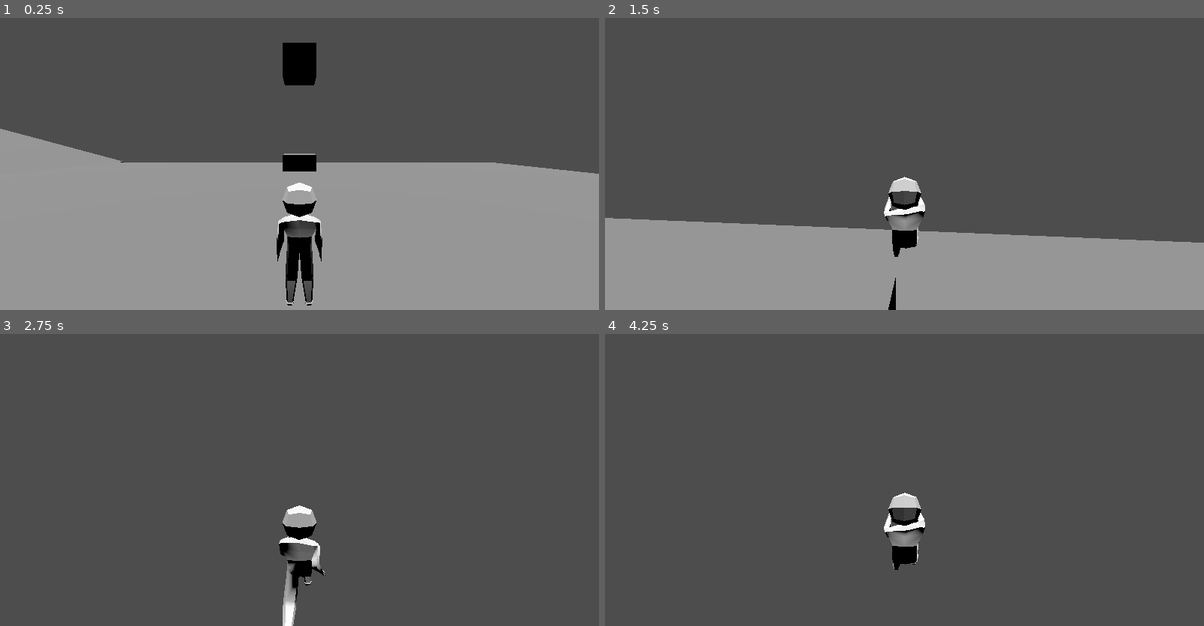
Above: before the commit, frames 1-4 (two rows, left to right).
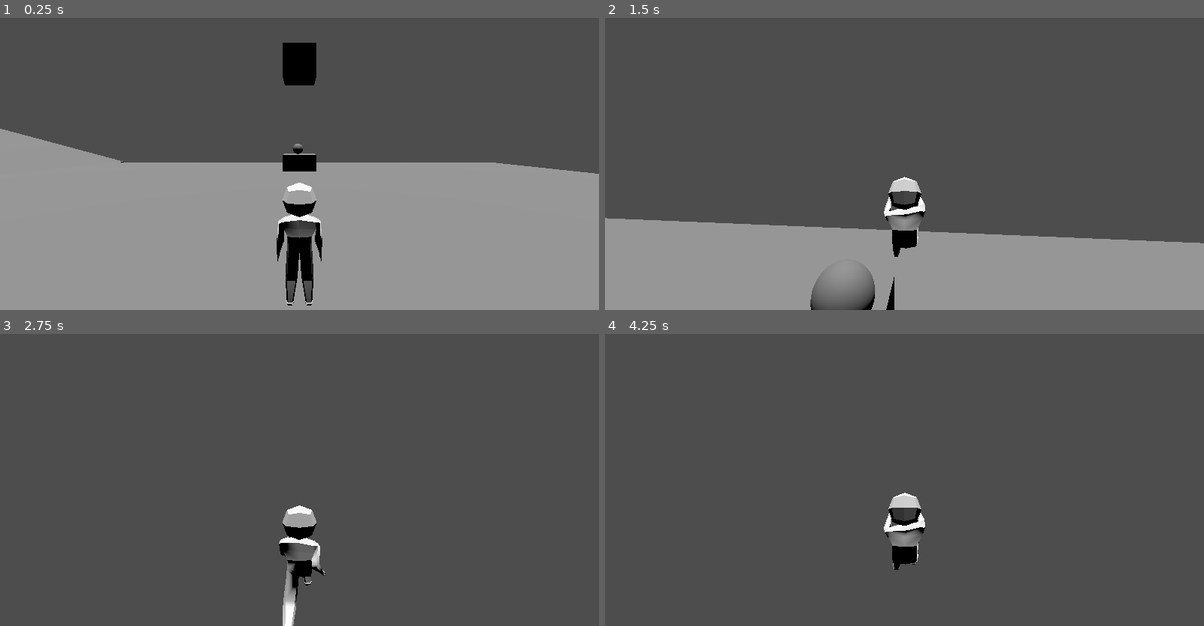
Above: after the commit, the same moments.

Repository: landa03/ProjectRogueKill2ndEd
Game: Godot game, scene res://Levels/TestingGrounds.tscn
The game is run twice, just before and just after one commit, with the same random seed, the same clock (stepped at 60 frames per second) and the same inputs.
Inputs (mouse positions are in pixels of both pictures, inside the frame that each line leads up to):
- Up to frame 1 (0.25 s): no input
- Up to frame 2 (1.5 s): move the mouse to (934, 140) at 0.52 s; hold W (move_forward) from 0.53 s (still down); tap Space (jump) at 0.77 s; move the mouse to (874, 143) at 1.27 s
- Up to frame 3 (2.75 s): keep holding W (move_forward); tap Space (jump) at 1.52 s; move the mouse to (311, 450) at 2.02 s
- Up to frame 4 (4.25 s): keep holding W (move_forward); move the mouse to (898, 462) at 2.77 s; tap Space (jump) at 3.02, 3.77 s; move the mouse to (946, 462) at 3.52 s

The runs differ from the first frame. In frame 1, less than 0.1% of the frame differs, in the area x 48-51%, y 43-47%; in frame 2, 1.1%, in the area x 0-100%, y 68-100%; in frame 3, less than 0.1%; in frame 4, less than 0.1%.

Commit message:
poko avanze

Diff:
--- a/Components/Combat/BaseProjectil.tscn
+++ /dev/null
@@ -1,23 +0,0 @@
-[gd_scene format=3 uid="uid://cp8clsy7w4fw"]
-
-[ext_resource type="Script" uid="uid://c3jyp4dqmnwvg" path="res://Components/Combat/projectil.gd" id="1_lrl6f"]
-
-[sub_resource type="SphereMesh" id="SphereMesh_s3c3i"]
-
-[sub_resource type="SphereShape3D" id="SphereShape3D_s3c3i"]
-
-[node name="Projectil" type="Node3D" unique_id=404393320 node_paths=PackedStringArray("mesh_instance", "rigid_body", "collision_shape")]
-script = ExtResource("1_lrl6f")
-mesh_instance = NodePath("MeshInstance3D")
-rigid_body = NodePath("RigidBody3D")
-collision_shape = NodePath("RigidBody3D/CollisionShape3D")
-fall_acceleration = 50.0
-damage_type = 1
-
-[node name="MeshInstance3D" type="MeshInstance3D" parent="." unique_id=962894280]
-mesh = SubResource("SphereMesh_s3c3i")
-
-[node name="RigidBody3D" type="RigidBody3D" parent="." unique_id=2129367333]
-
-[node name="CollisionShape3D" type="CollisionShape3D" parent="RigidBody3D" unique_id=433013993]
-shape = SubResource("SphereShape3D_s3c3i")
--- a/Components/Combat/projectil.gd
+++ b/Components/Hazard/hazard.gd
@@ -1,12 +1,5 @@
-class_name Projectil
+class_name Hazard
 extends Node3D
-
-@export var mesh_instance : MeshInstance3D
-@export var rigid_body : RigidBody3D
-@export var collision_shape : CollisionShape3D
-
-@export var speed : float
-@export var fall_acceleration : float
 
 enum Faction{ALLY, ENEMY_1, ENVIRONMENT}
 enum DamageType{SLASHING, PIERCING, BLUDGEONING}
--- /dev/null
+++ b/Components/Hazard/hazard.tscn
@@ -0,0 +1,6 @@
+[gd_scene format=3 uid="uid://d3mepayau0ejd"]
+
+[ext_resource type="Script" uid="uid://c2mmteb8cgqmx" path="res://Components/Hazard/hazard.gd" id="1_fvj7e"]
+
+[node name="Hazard" type="Node3D" unique_id=1690427051]
+script = ExtResource("1_fvj7e")
--- /dev/null
+++ b/Components/Projectiles/BaseProjectil.tscn
@@ -0,0 +1,23 @@
+[gd_scene format=3 uid="uid://cp8clsy7w4fw"]
+
+[ext_resource type="Script" uid="uid://c3jyp4dqmnwvg" path="res://Components/Projectiles/projectil.gd" id="1_lrl6f"]
+[ext_resource type="PackedScene" uid="uid://d3mepayau0ejd" path="res://Components/Hazard/hazard.tscn" id="2_7kvnh"]
+
+[sub_resource type="SphereShape3D" id="SphereShape3D_s3c3i"]
+
+[sub_resource type="SphereMesh" id="SphereMesh_s3c3i"]
+
+[node name="Projectil" type="RigidBody3D" unique_id=118986489 node_paths=PackedStringArray("mesh_instance", "collision_shape", "hazard")]
+script = ExtResource("1_lrl6f")
+mesh_instance = NodePath("MeshInstance3D")
+collision_shape = NodePath("CollisionShape3D")
+speed = 1.0
+hazard = NodePath("Hazard")
+
+[node name="Hazard" parent="." unique_id=1690427051 instance=ExtResource("2_7kvnh")]
+
+[node name="CollisionShape3D" type="CollisionShape3D" parent="." unique_id=433013993]
+shape = SubResource("SphereShape3D_s3c3i")
+
+[node name="MeshInstance3D" type="MeshInstance3D" parent="." unique_id=962894280]
+mesh = SubResource("SphereMesh_s3c3i")
--- /dev/null
+++ b/Components/Projectiles/projectil.gd
@@ -0,0 +1,29 @@
+class_name Projectil
+extends RigidBody3D
+
+@export var mesh_instance : MeshInstance3D
+#@export var rigid_body : RigidBody3D
+@export var collision_shape : CollisionShape3D
+
+@export var speed : float
+@export var gravity : float
+var forward_vector : Vector3
+
+@export var hazard : Hazard
+
+#enum DisipationMethod{TYME, BOUNCE}
+#@export var disipation_method : DisipationMethod #enum
+@export var time_limit : float
+@export var bounce_limit : int
+
+func _ready() -> void:
+	forward_vector = self.get_global_transform_interpolated().basis.x
+	gravity_scale = gravity
+	body_entered.connect(_on_body_entered)
+
+func _physics_process(delta: float) -> void:
+	apply_central_force(forward_vector * speed)
+	#print(forward_vector * speed)
+
+func _on_body_entered (body : Node3D):
+	pass
--- a/Levels/TestingGrounds.tscn
+++ b/Levels/TestingGrounds.tscn
@@ -1,6 +1,7 @@
 [gd_scene format=3 uid="uid://8oipc7kclskg"]
 
 [ext_resource type="PackedScene" uid="uid://brcxr3vj4o027" path="res://Player/Player.tscn" id="1_kkogj"]
+[ext_resource type="PackedScene" uid="uid://cp8clsy7w4fw" path="res://Components/Projectiles/BaseProjectil.tscn" id="2_ekipt"]
 
 [sub_resource type="WorldBoundaryShape3D" id="WorldBoundaryShape3D_4osw0"]
 
@@ -108,3 +109,6 @@
 mesh = SubResource("BoxMesh_ekipt")
 
 [node name="Player" parent="." unique_id=1031037784 instance=ExtResource("1_kkogj")]
+
+[node name="Projectil" parent="." unique_id=118986489 instance=ExtResource("2_ekipt")]
+transform = Transform3D(1, 0, 0, 0, 1, 0, 0, 0, 1, -0.18266869, 2, -17.558138)
Not shown, added: Components/Hazard/hazard.gd.uid
Renamed: Components/Combat/projectil.gd.uid -> Components/Projectiles/projectil.gd.uid
